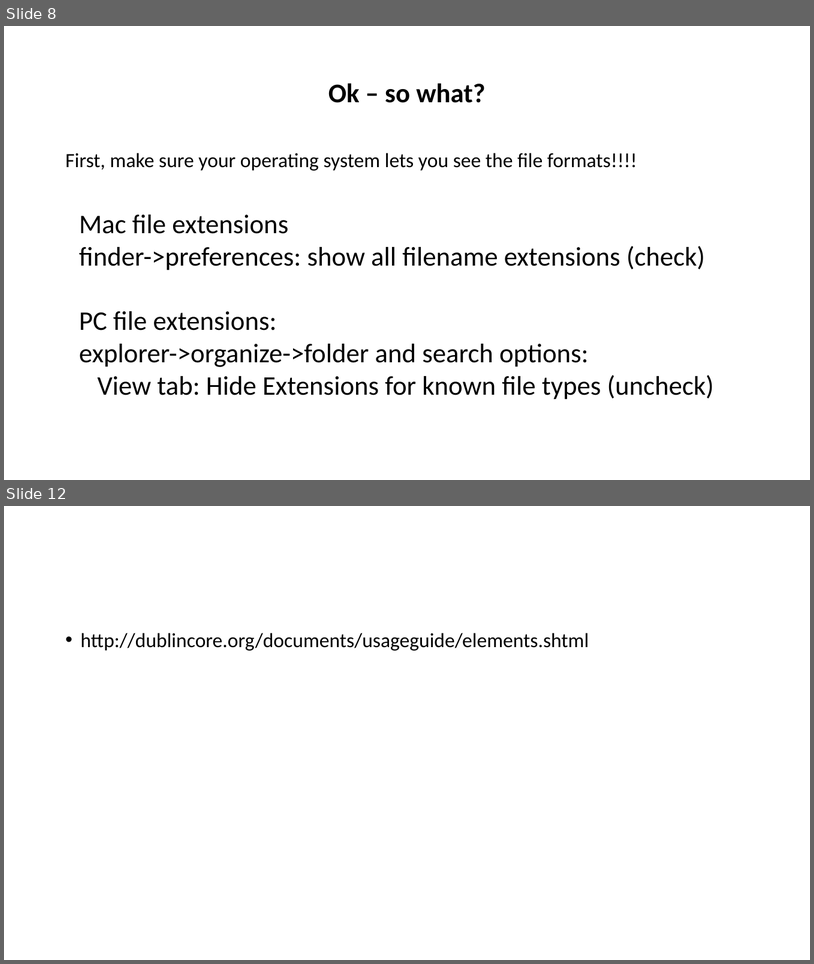
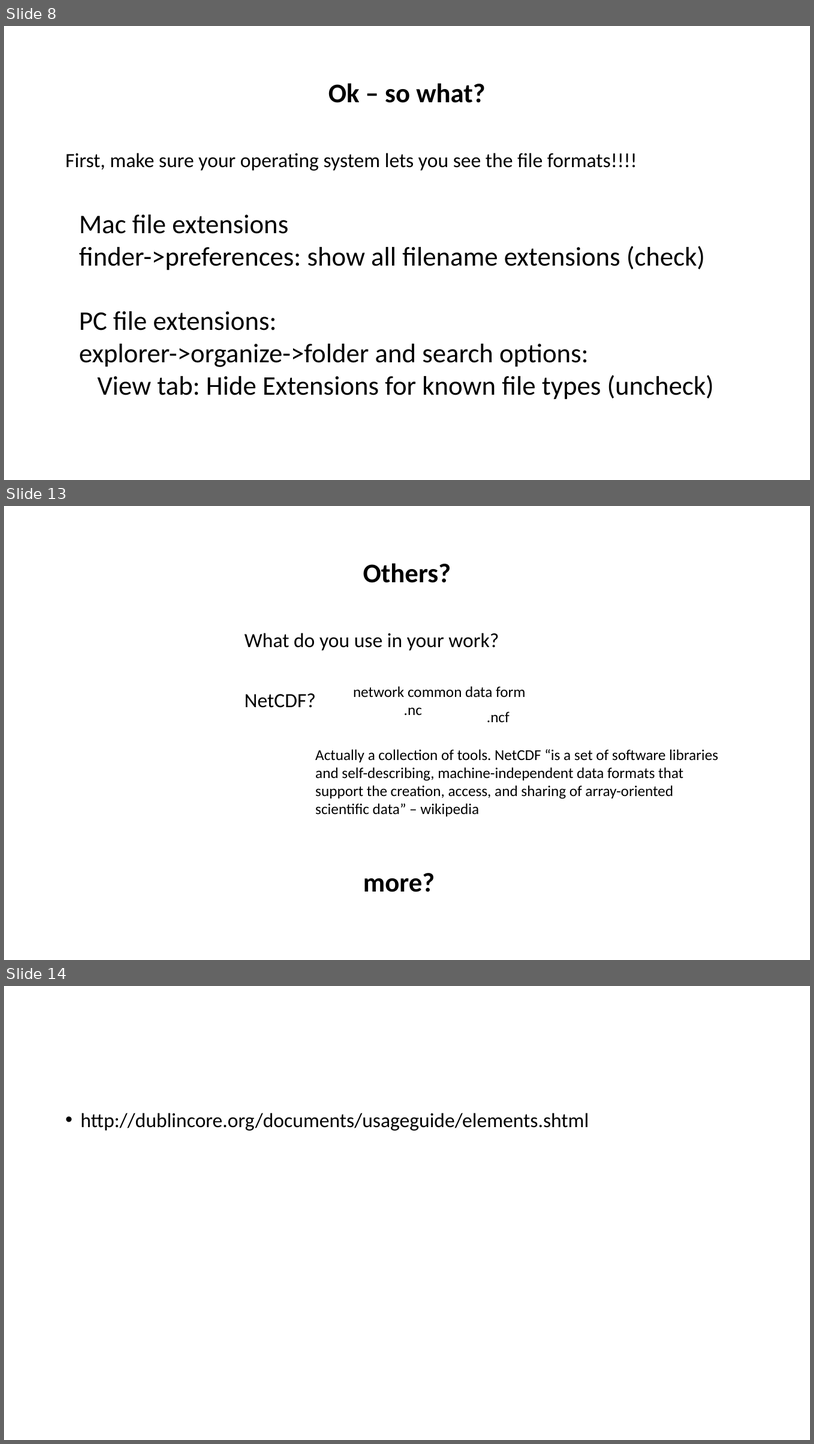
Before and after one commit to tibbben/teaching.data.literacy, a slide deck: UM_DataManagementClass/Lessons/03/03_secondMeeting.pptx. Shown one above the other, each under a label of ours: slides 8 and 12 before the commit, slides 8, 13 and 14 after it; the slides between them are not shown. The pictures are 814x964 and 814x1444 pixels, drawn with LibreOffice and Linux fonts; fonts in the diff are those of the drawing. Boxes give left, top, right and bottom in pixels: in the first picture for what was removed or moved away, otherwise in the second. Text is boxed around its words. In the diff, an @@ line names an element or a change of style, - is before the commit and + after.

```diff
--- a/UM_DataManagementClass/Lessons/03/03_secondMeeting.pptx
+++ b/UM_DataManagementClass/Lessons/03/03_secondMeeting.pptx
@@ slide 13 added at (x1=4, y1=506, x2=810, y2=960), background #FFFFFF @@
@@ title added at (x1=363, y1=563, x2=451, y2=583), 32 pt, text #000000, bold @@
+Others?
@@ text added at (x1=245, y1=633, x2=499, y2=708), 24 pt, text #000000 @@
+What do you use in your work?
+NetCDF?
@@ text added at (x1=353, y1=686, x2=525, y2=697), 18 pt, text #000000 @@
+network common data form
@@ text added at (x1=404, y1=707, x2=422, y2=715), 18 pt, text #000000 @@
+.nc
@@ text added at (x1=487, y1=711, x2=510, y2=722), 18 pt, text #000000 @@
+.ncf
@@ text added at (x1=315, y1=749, x2=719, y2=816), 18 pt, text #000000 @@
+Actually a collection of tools. NetCDF “is a set of software libraries and self-describing, machine-independent data formats that support the creation, access, and sharing of array-oriented scientific data” – wikipedia
@@ text added at (x1=363, y1=873, x2=435, y2=892), 32 pt, text #000000, bold @@
+more?
@@ what was slide 12 is now slide 14 @@
```
Also in this commit, not shown: 4 slides changed, 7 other slides added, 1 other file.
